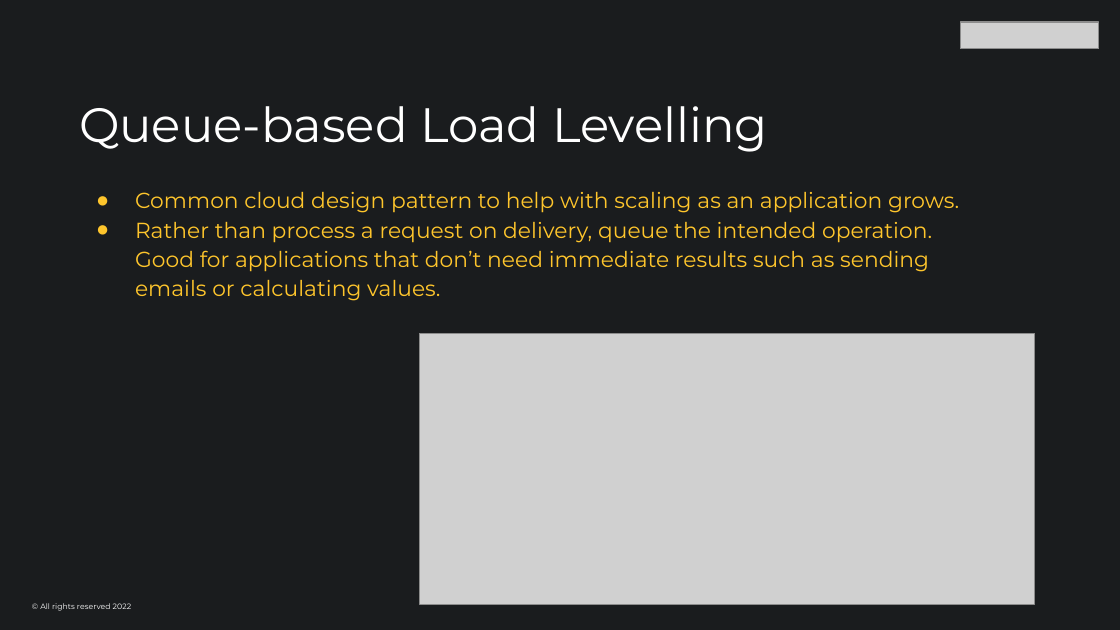
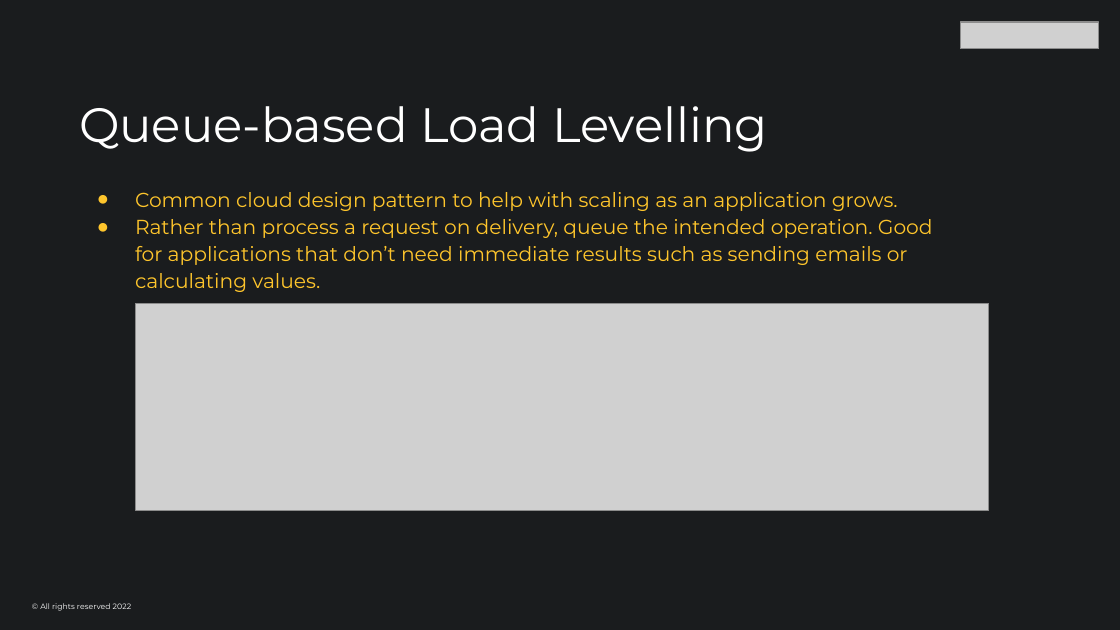
Before and after one commit to dalemorson/mentoring-sessions, a slide deck: slide 7 of 012-Cloud-Design-Patterns/Cloud-Design-Patterns.pptx. Drawn at 1120x630 pixels with LibreOffice and Linux fonts; fonts in the diff are those of the drawing; grey boxes stand for pictures. Boxes give left, top, right and bottom in pixels: in the first picture for what was removed or moved away, otherwise in the second. Text is boxed around its words. In the diff, an @@ line names an element or a change of style, - is before the commit and + after.

Commit message:
updated cloud design patterns files

```diff
--- a/012-Cloud-Design-Patterns/Cloud-Design-Patterns.pptx
+++ b/012-Cloud-Design-Patterns/Cloud-Design-Patterns.pptx
@@ text "Common cloud design pattern to ..." at <box>135,192,933,292</box>: size 14 to 13 pt; indent changed @@
@@ picture: place and size @@
-picture at <box>420,334,1035,605</box>
+picture at <box>136,304,989,511</box>
```
Also in this commit, not shown: 5 other slides changed, 1 slide added, 3 other files.
